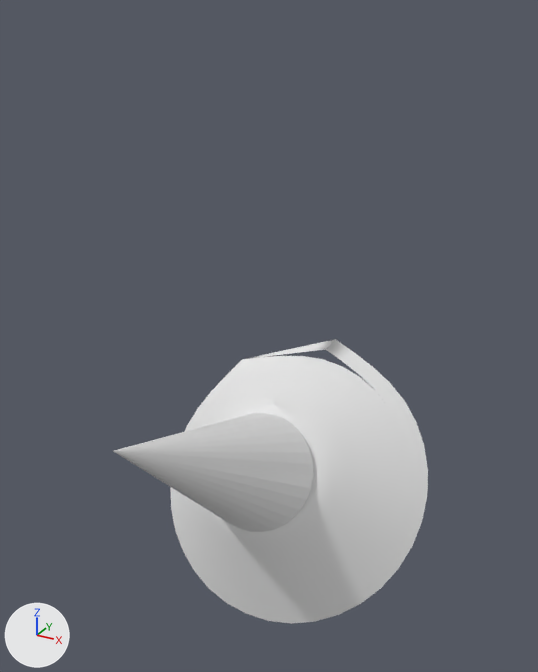
The Blender file womaninhat.blend: old version first, new version second.
Before and after are seen from a camera (50 mm lens) standing at (9.23, -17.05, 13.9) and looking at (0.33, -0.87, 5.81). The lights are fixed; the arrows at lower left show +X, +Y and +Z.
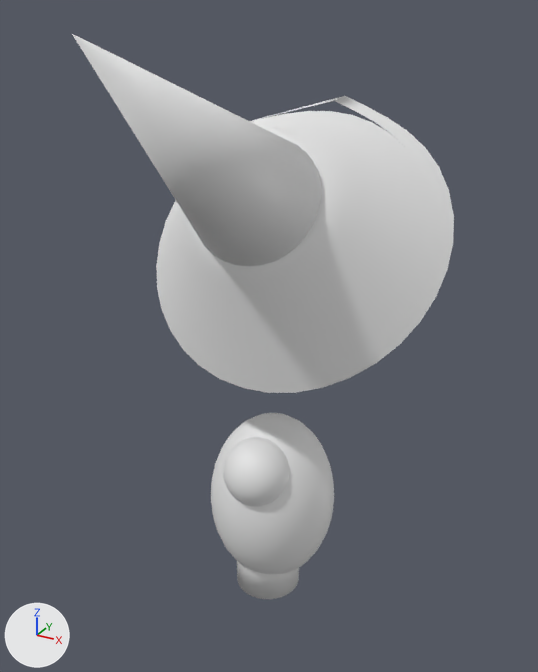
What differs and where, as boxes (x1, y1, x2, y2) in the pictures (538 x 672 px):
'Cube', moved
    before: (170, 339, 428, 624)
    after: (156, 96, 454, 393)
'Cone.001', shading changed, moved
    before: (113, 413, 313, 532)
    after: (72, 34, 321, 267)
'Sphere', unchanged, uncovered by the edit
    after: (211, 413, 334, 575)
'Sphere.001', unchanged, uncovered by the edit
    after: (223, 437, 290, 506)
'Cylinder', unchanged, uncovered by the edit
    after: (237, 561, 299, 599)

The change in detail:
me_cone_001 has 33 vertices, 33 faces and spans x -1.0..1.0, y -1.0..1.0, z -1.0..1.0.
me_cone_001 is used by ob_cone_001; location (0.12, -4.14, 3.59); rotation (0.978, 0.0, 0.0), in degrees (56, 0, 0); scale (1.72, 1.72, 3.6).
me_cone_001 part 1: all faces are now shaded smooth (33 of 33 changed).
Object 'Cone.001' (ob_cone_001) moves from (0.12, -4.14, 3.59) to (0.12, -4.14, 11.53).
Object 'Cube' (ob_cube) moves from (0.0, -0.08, 0.87) to (0.0, -0.08, 8.81).
